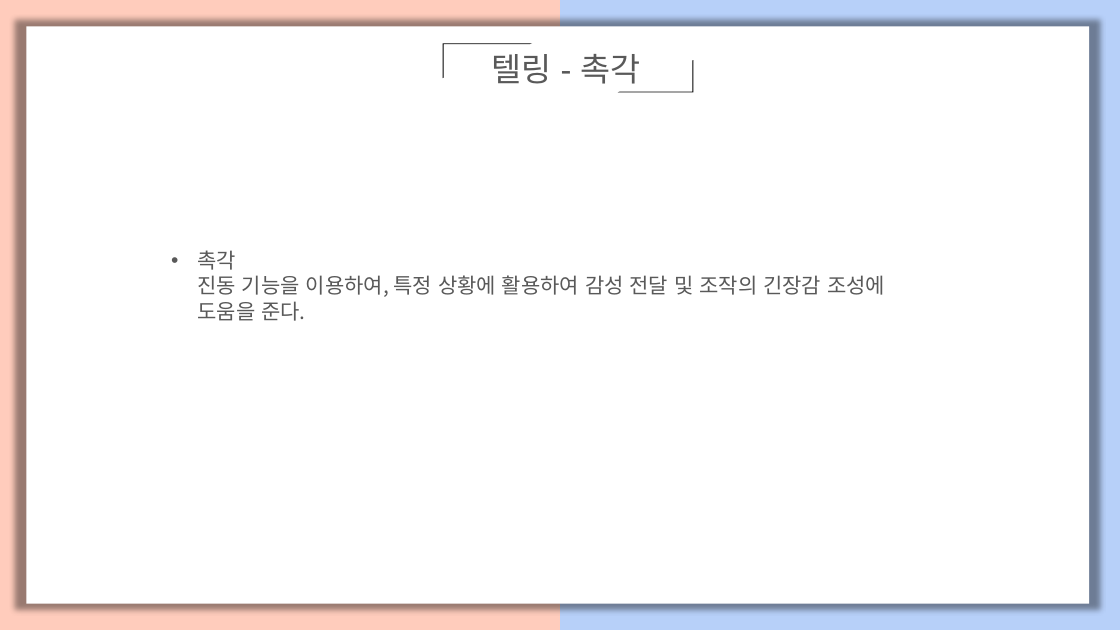
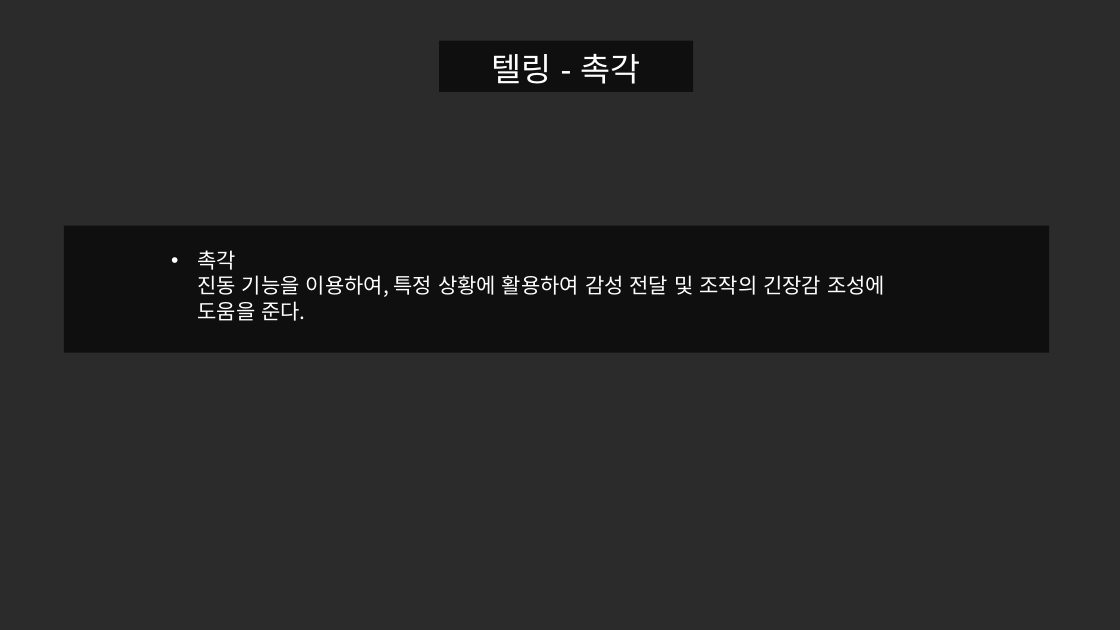
Before and after one commit to mehwari/proj.home, a slide deck: slide 6 of proj.home.PT.pptx. Drawn at 1120x630 pixels with LibreOffice and Linux fonts; fonts in the diff are those of the drawing; background and template pictures are left out; a plain dark background stands for a picture behind light text. Boxes give left, top, right and bottom in pixels: in the first picture for what was removed or moved away, otherwise in the second. Text is boxed around its words. In the diff, an @@ line names an element or a change of style, - is before the commit and + after.

```diff
--- a/proj.home.PT.pptx
+++ b/proj.home.PT.pptx
@@ rectangle removed at [0,0,560,630] @@
@@ rectangle removed at [26,26,1089,603] @@
@@ rectangle removed at [560,0,1120,630] @@
@@ rectangle added at [439,40,693,92], fill #000000 at 65% opacity @@
@@ half frame removed at [443,44,532,78] @@
@@ text "텔링 - 촉각" at [492,54,641,84]: text colour #595959 to #FFFFFF @@
@@ half frame removed at [618,60,693,92] @@
@@ rectangle added at [64,226,1049,353], fill #000000 at 65% opacity @@
@@ text "촉각 진동 기능을 이용하여, 특정 ..." at [197,250,885,321]: text colour #595959 to #FFFFFF @@
```
Also in this commit, not shown: 9 other slides changed.
